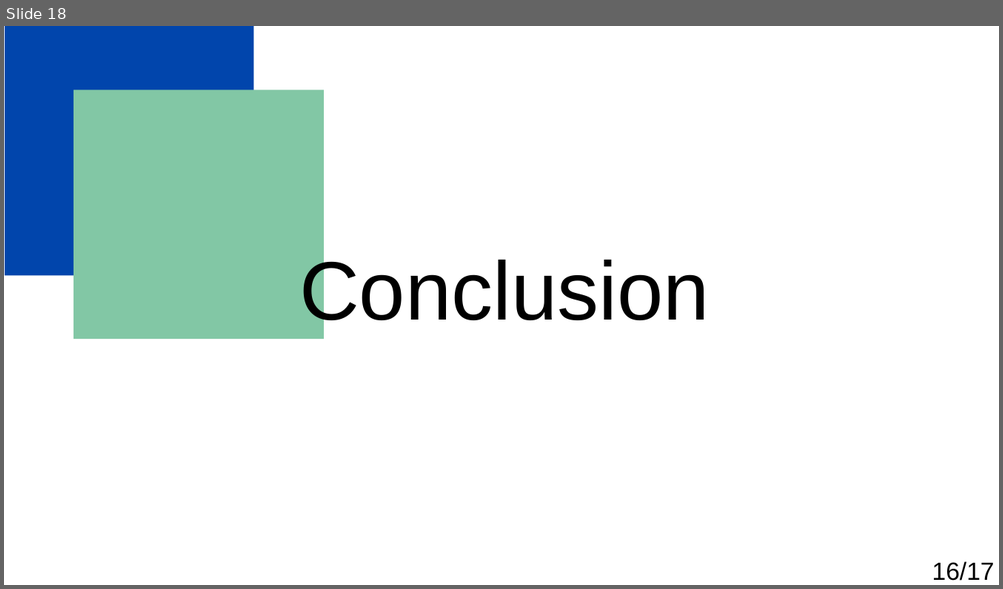
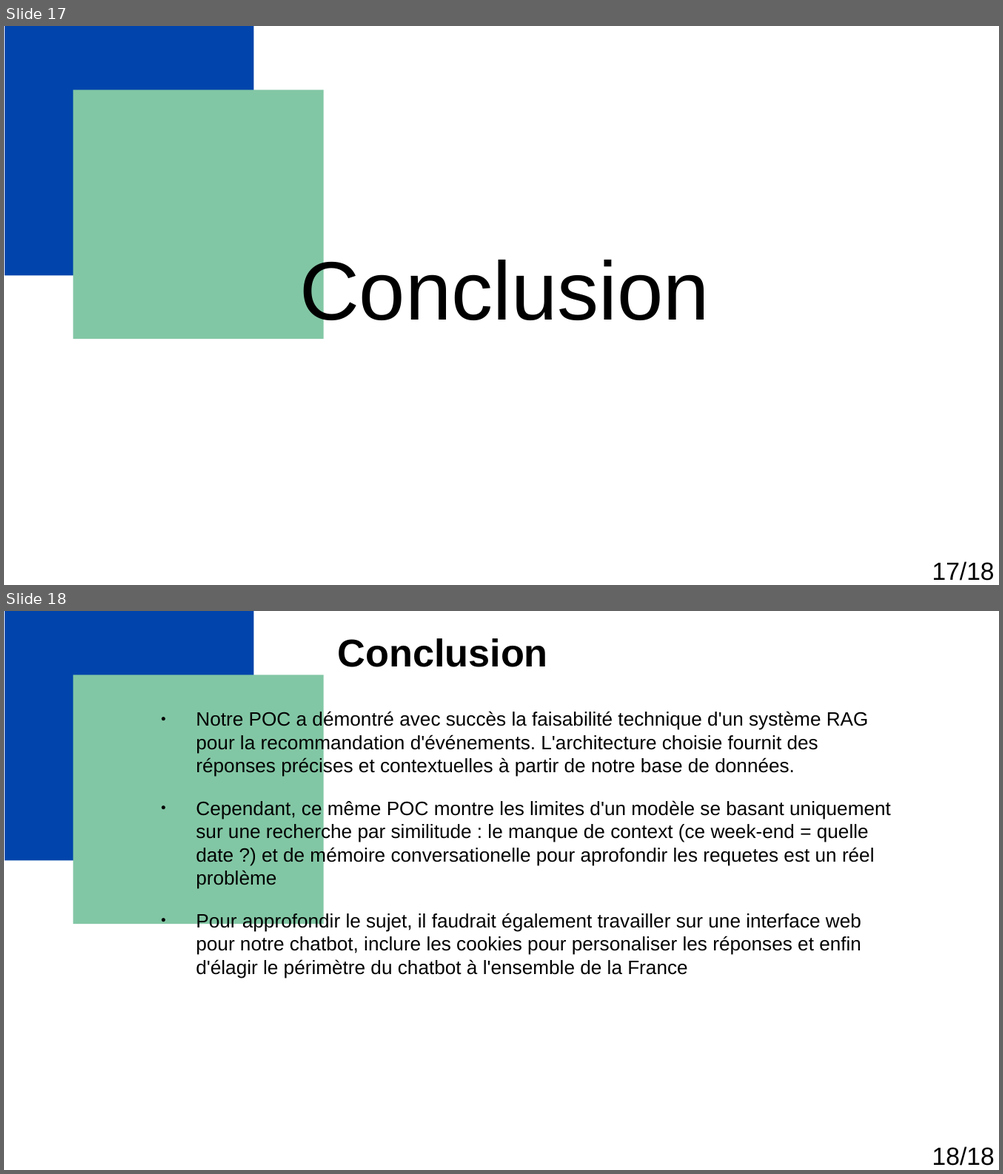
Before and after one commit to Florian-Biggio/Events-with-RAG, a slide deck: Biggio_Florian_1_presentation_052025.odp. Shown one above the other, each under a label of ours: slide 18 before the commit, slides 17 and 18 after it. The pictures are 1003x589 and 1003x1174 pixels, drawn with LibreOffice and Linux fonts; fonts in the diff are those of the drawing. Boxes give left, top, right and bottom in pixels: in the first picture for what was removed or moved away, otherwise in the second. Text is boxed around its words. In the diff, an @@ line names an element or a change of style, - is before the commit and + after.

```diff
--- a/Biggio_Florian_1_presentation_052025.odp
+++ b/Biggio_Florian_1_presentation_052025.odp
@@ slide 18 added at (4, 611, 999, 1170), background #FFFFFF; not listed: 5 template elements that a slide beside it also shows @@
@@ title added at (338, 638, 548, 667), 28 pt, text #000000, bold @@
+Conclusion
@@ text added at (196, 710, 891, 978), 14 pt, text #000000 @@
+● Notre POC a démontré avec succès la faisabilité technique d'un système RAG pour la recommandation d'événements. L'architecture choisie fournit des réponses précises et contextuelles à partir de notre base de données.
+● Cependant, ce même POC montre les limites d'un modèle se basant uniquement sur une recherche par similitude : le manque de context (ce week-end = quelle date ?) et de mémoire conversationelle pour aprofondir les requetes est un réel problème
+● Pour approfondir le sujet, il faudrait également travailler sur une interface web pour notre chatbot, inclure les cookies pour personaliser les réponses et enfin d'élagir le périmètre du chatbot à l'ensemble de la France
@@ text added at (932, 1147, 994, 1166), 18 pt, text #000000 @@
+18/18
@@ what was slide 18 is now slide 17 @@
@@ slide 17 changed as well @@
@@ text at (932, 562, 994, 581): text changed @@
-16/17
+17/18
```
Also in this commit, not shown: 6 other slides changed, 10 other slides added, 12 slides removed, 25 other files.
